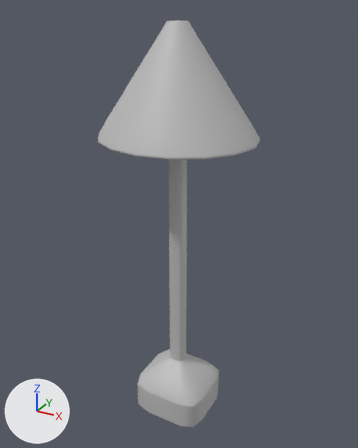
What one commit did to the FBX model Assets/FBXs/standinglamp.fbx.
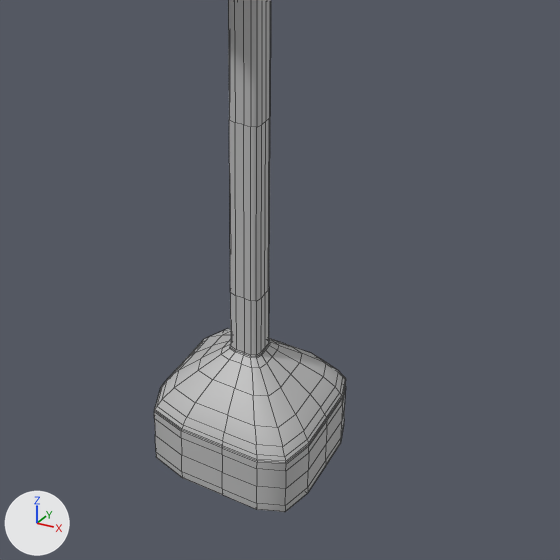
Each version appears first whole from a 50 mm lens placed at (1.73, -3.12, 3.2), pointed at (-0.02, 0.05, 1.61), and next in a close-up on the part from 20% to 87% of the width and 47% to 100% of the height. The lights are fixed; the arrows at lower left show +X, +Y and +Z. The close-ups show mesh edges as thin lines. Where no turn or scale is listed for an object, it has been applied to the vertices.

The first close-up shows 'StandingLamp'.
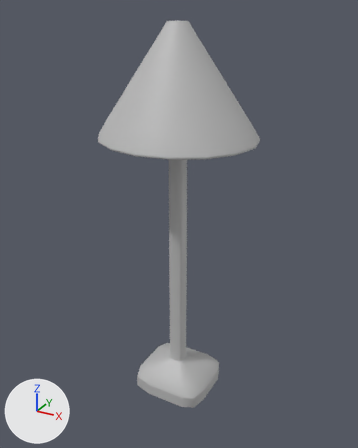
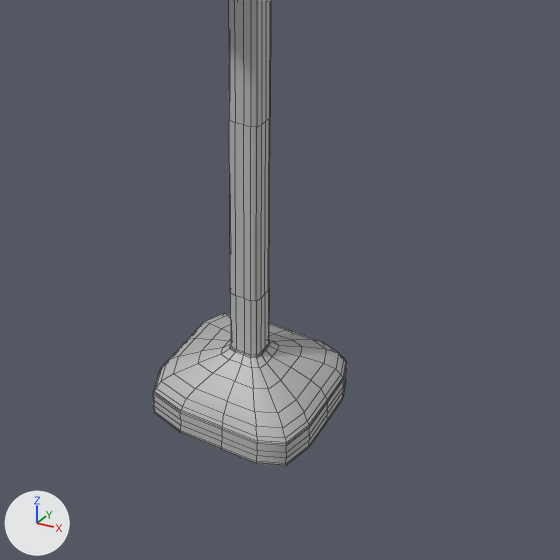
The newer file is also turned or shifted as a whole; pictures and numbers use the older file's frame.

Pixel boxes [x1, y1, x2, y2] of what changed, in the close-ups (560 x 560 px; the box of a moved part takes in the faces that stretch with it):
'StandingLamp', reshaped: before [154, 0, 346, 512]; after [153, 0, 346, 466]
part 1 of me_mesh, moved or reshaped: before [154, 329, 346, 512]; after [153, 313, 346, 466]

Edits to the bpy script that builds the scene:
```text
Change me_mesh:
    used by ob_standinglamp; location = (0.0, 0.0, 0.0)
    remove me_mesh.from_pydata(...)  # 610 vertices, 608 faces; spans x -0.6..0.6, y -0.55..0.55, z -0.12..3.11
    add me_mesh.from_pydata(...)  # 610 vertices, 608 faces; spans x -0.6..0.6, y -0.55..0.55, z 0.1..3.11
    me_mesh part 1: 233 of 610 vertices moved; they spanned x -0.32..0.32, y -0.29..0.29, z -0.12..0.27 and now span x -0.32..0.32, y -0.29..0.29, z 0.1..0.3; mean shift (0.0, 0.0, 0.13); largest move (0.18, -0.24, -0.12) -> (0.1, -0.27, 0.1)
```
